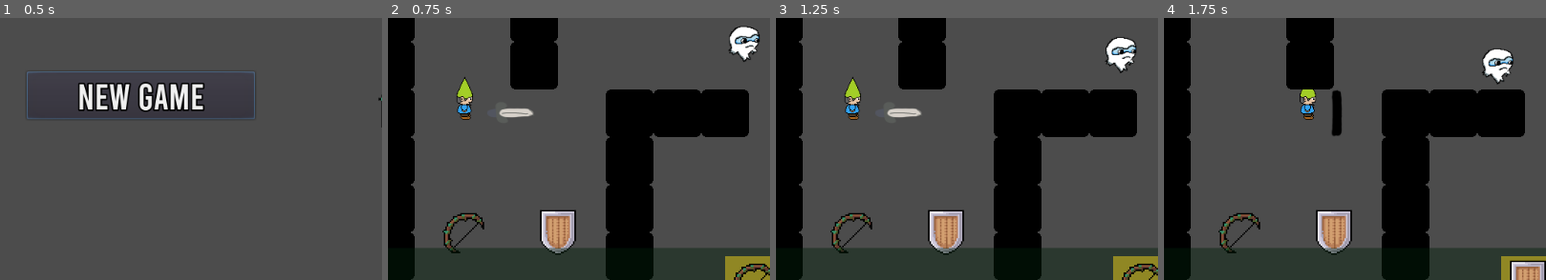
Above: before the commit, frames 1-4 (left to right).
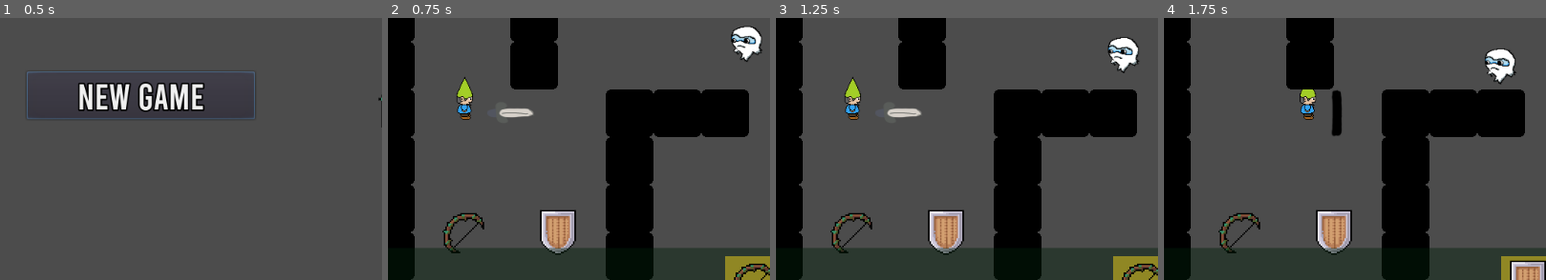
Above: after the commit, the same moments.

Repository: mfurtak/gmtk-game-jam-2019
Game: Godot game, scene res://menus/MainMenu.tscn
The game is run twice, just before and just after one commit, with the same random seed, the same clock (stepped at 60 frames per second) and the same inputs. The engine's default icon, where the game draws it, is replaced by a stand-in: a white triangle on a blue panel in a dark square.
Inputs:
- Up to frame 1 (0.5 s): no input
- Up to frame 2 (0.75 s): click "New Game" at 0.5 s
- Up to frame 3 (1.25 s): no input
- Up to frame 4 (1.75 s): hold Right (ui_right) from 1.28 s (still down); tap Space (ui_select) at 1.52 s
The pictures show only the part of the screen within x 3-53%, y 41-91%; the shares and areas given below are measured in that part.

Frame 1 is identical in both runs. In frame 2, 0.6% of the frame differs, in the area x 89-98%, y 2-17%; in frame 3, 0.6%; in frame 4, 0.6%.

Commit message:
Add ghostie direction

Diff:
--- a/gmtk-godot/Ghostie.gd
+++ b/gmtk-godot/Ghostie.gd
@@ -33,6 +33,7 @@
 	position += velocity * delta
 	if(is_ghosting):
 		player.on_player_attacked()
+	$DamagedAnimation.flip_h = velocity.x < 0
 
 func on_attacked():
 	pass
--- a/gmtk-godot/Ghostie.tscn
+++ b/gmtk-godot/Ghostie.tscn
@@ -1,16 +1,15 @@
-[gd_scene load_steps=7 format=2]
+[gd_scene load_steps=6 format=2]
 
 [ext_resource path="res://Ghostie.gd" type="Script" id=1]
-[ext_resource path="res://icon.png" type="Texture" id=2]
-[ext_resource path="res://ghostWight.png" type="Texture" id=3]
-[ext_resource path="res://ghostRed.png" type="Texture" id=4]
+[ext_resource path="res://ghostWight.png" type="Texture" id=2]
+[ext_resource path="res://ghostRed.png" type="Texture" id=3]
 
 [sub_resource type="RectangleShape2D" id=1]
 extents = Vector2( 32, 32 )
 
 [sub_resource type="SpriteFrames" id=2]
 animations = [ {
-"frames": [ ExtResource( 3 ), ExtResource( 4 ), ExtResource( 3 ), ExtResource( 4 ), ExtResource( 3 ) ],
+"frames": [ ExtResource( 2 ), ExtResource( 3 ), ExtResource( 2 ), ExtResource( 3 ), ExtResource( 2 ) ],
 "loop": true,
 "name": "default",
 "speed": 5.0
@@ -22,11 +21,6 @@
 position = Vector2( 640, 352 )
 script = ExtResource( 1 )
 
-[node name="GhostSprite" type="Sprite" parent="."]
-visible = false
-modulate = Color( 0.956863, 0.94902, 0.94902, 1 )
-texture = ExtResource( 2 )
-
 [node name="CollisionShape2D" type="CollisionShape2D" parent="."]
 shape = SubResource( 1 )
 
